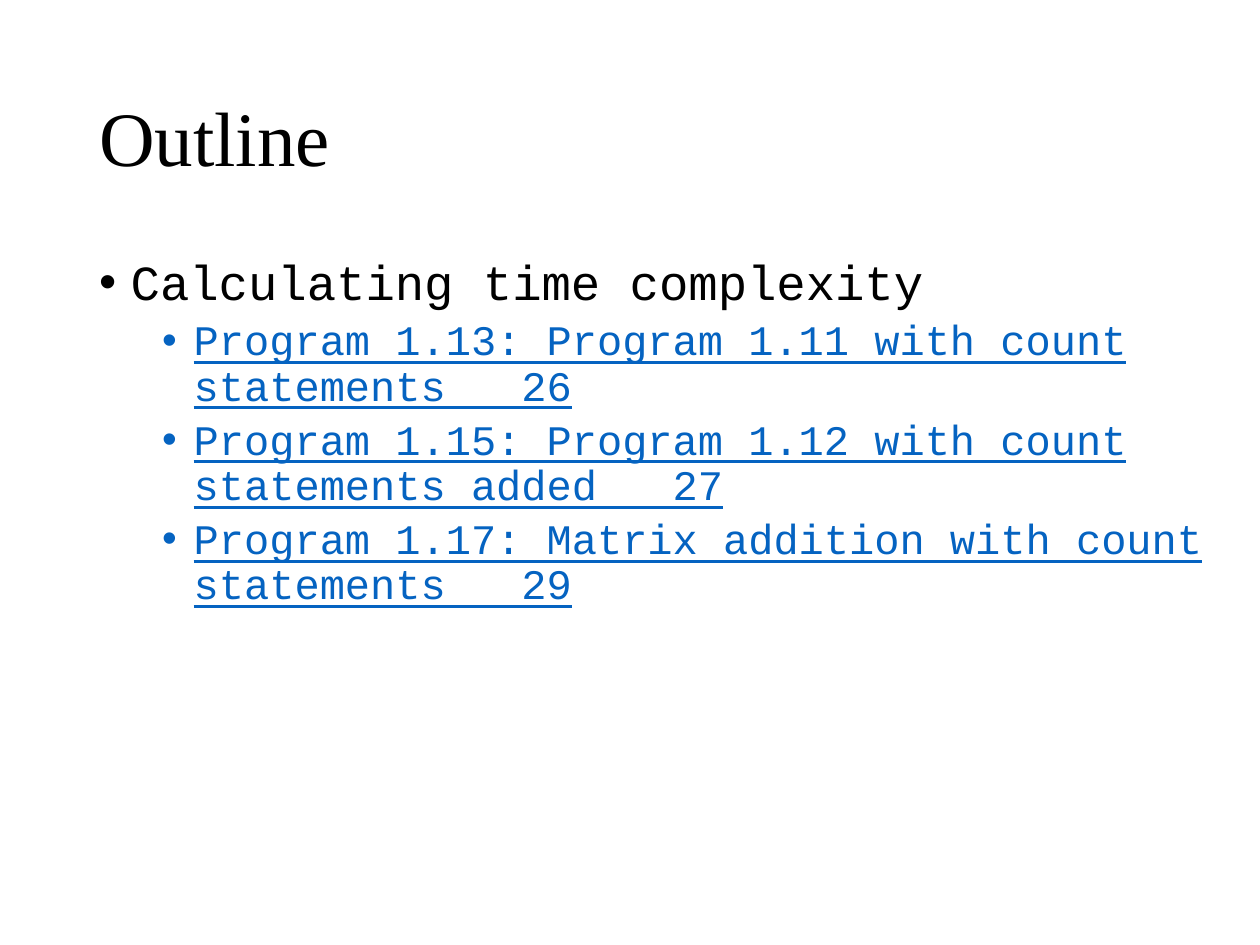
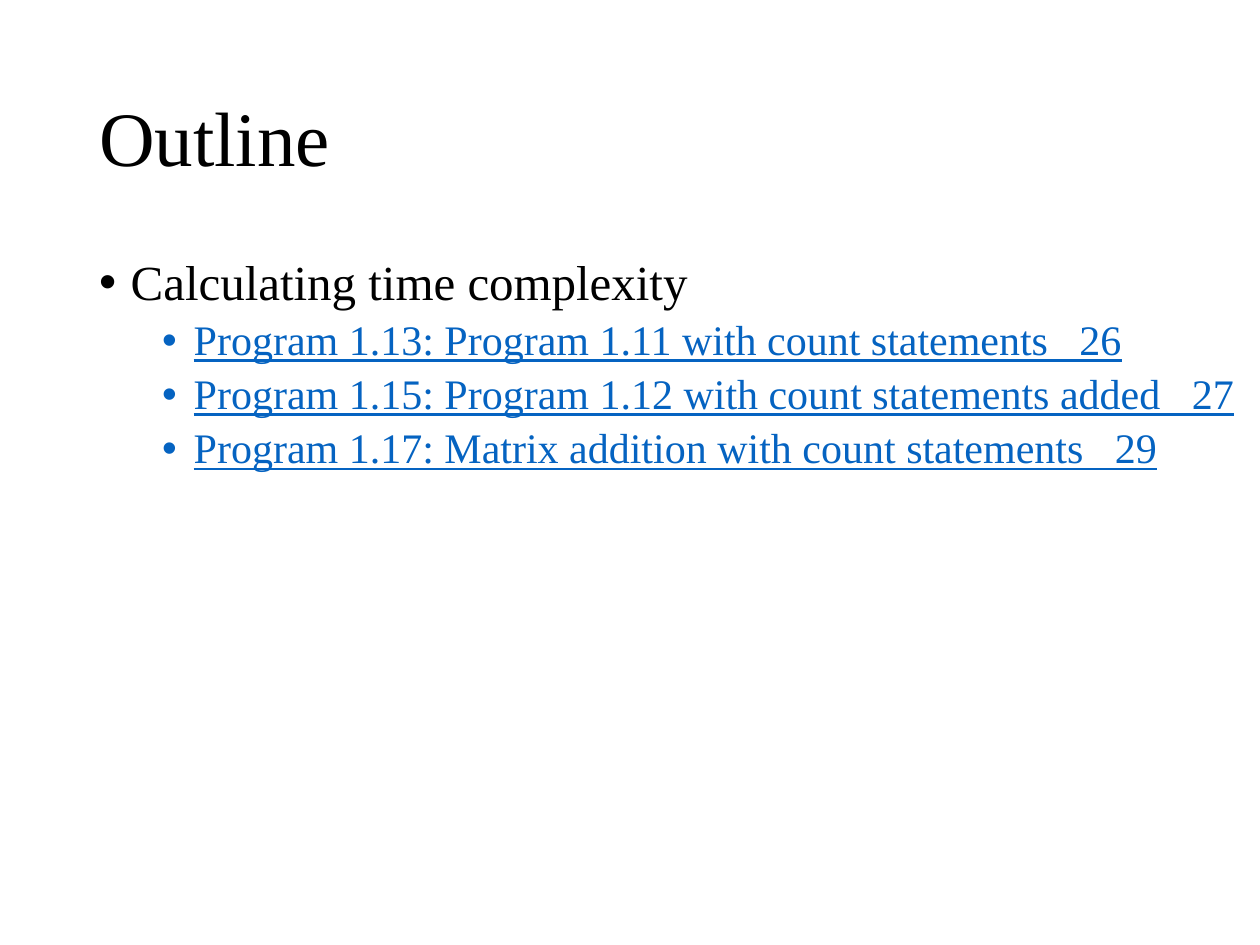
Before and after one commit to wangruxing/DataStructure, a slide deck: slide 2 of Chapter 1 Basic Concepts/Chapter 1.pptx. Drawn at 1260x945 pixels with LibreOffice and Linux fonts; fonts in the diff are those of the drawing. Boxes give left, top, right and bottom in pixels: in the first picture for what was removed or moved away, otherwise in the second. Text is boxed around its words. In the diff, an @@ line names an element or a change of style, - is before the commit and + after.

```diff
--- a/Chapter 1 Basic Concepts/Chapter 1.pptx
+++ b/Chapter 1 Basic Concepts/Chapter 1.pptx
@@ text "Calculating time complexity" at bbox=[131, 266, 1234, 472]: font Courier New to Times New Roman @@
```
Also in this commit, not shown: 8 other files.
